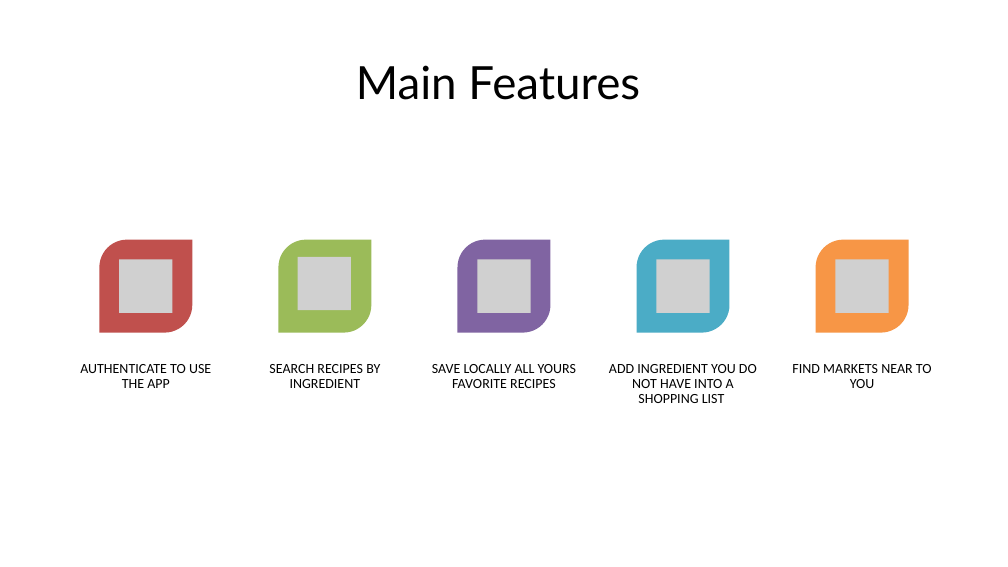
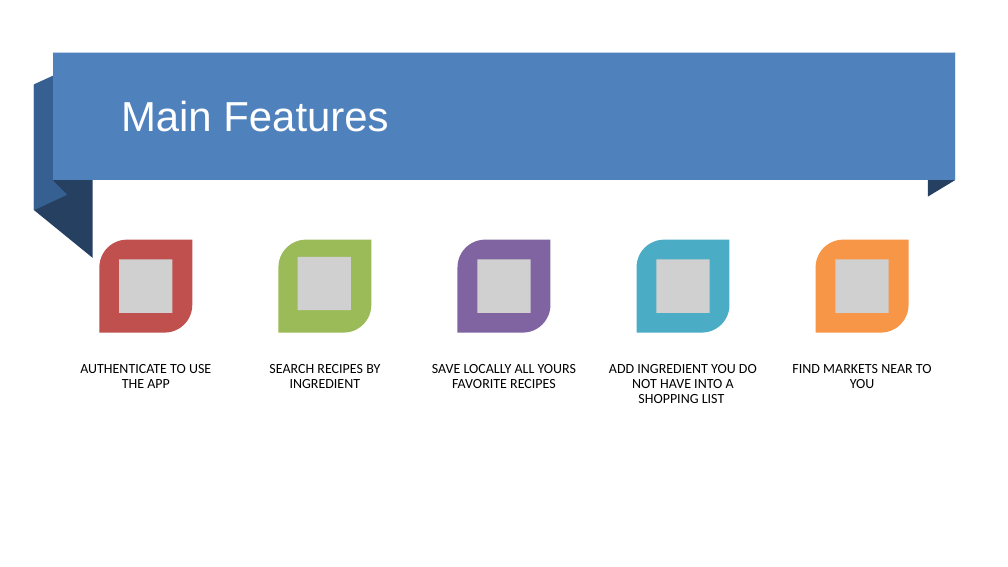
Before and after one commit to nicoDs96/recipes-SE, a slide deck: slide 3 of MACC APP SLIDES/tuna_pres.pptx. Drawn at 1008x567 pixels with LibreOffice and Linux fonts; fonts in the diff are those of the drawing; grey boxes stand for pictures. Boxes give left, top, right and bottom in pixels: in the first picture for what was removed or moved away, otherwise in the second. Text is boxed around its words. In the diff, an @@ line names an element or a change of style, - is before the commit and + after.

Commit message:
style slides

```diff
--- a/MACC APP SLIDES/tuna_pres.pptx
+++ b/MACC APP SLIDES/tuna_pres.pptx
@@ group added at [34,52,956,257]: 4 freeform shapes, 1 rectangle @@
@@ text "Main Features": place and size @@
-text "Main Features" at [356,65,640,100]
+text "Main Features" at [121,100,388,132]
@@ text "Main Features" at [121,100,388,132]: size 36 to 33 pt, font Lato to Arial, text colour #000000 to #FFFFFF; alignment centre to left @@
```
Also in this commit, not shown: 6 other slides changed.
